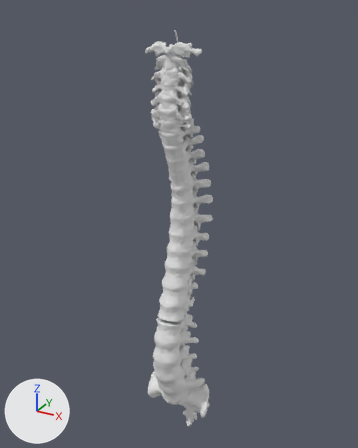
The glTF model public/anatomia/columna.glb, before and after one commit.
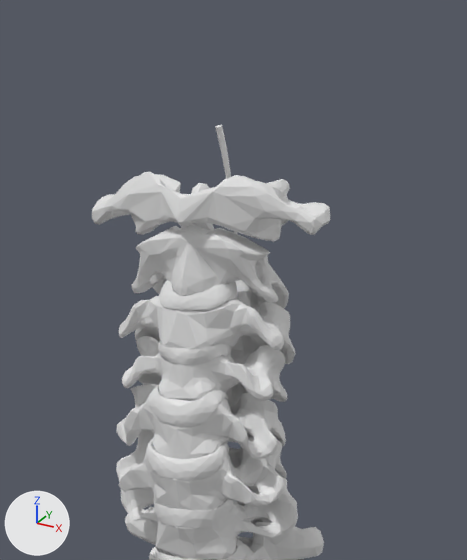
Each version appears first whole from a 50 mm lens placed at (0.93, -1.688, 1.078), pointed at (-0.038, 0.07, 0.199), and next in a close-up on the part from 34% to 65% of the width and 0% to 30% of the height. The lights are fixed; the arrows at lower left show +X, +Y and +Z. The older version's two pictures come first.

Objects in the first close-up: 'atlas', 'axis', 'c7', 'cervicales', 'discos', 'toracicas' and 1 more.
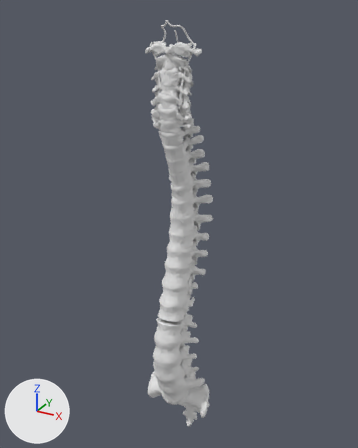
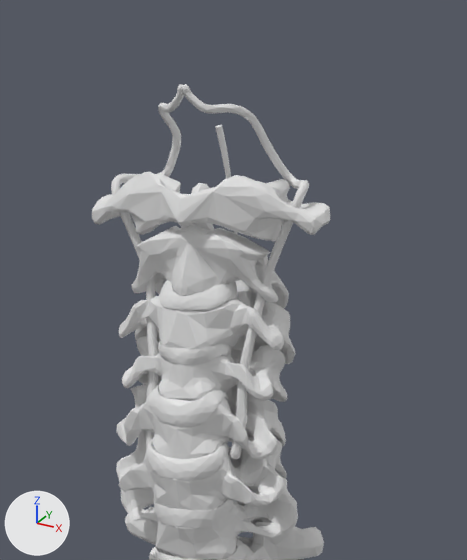
The edits, one by one:
Mesh me_arteria_vertebral is new.
It has 804 vertices, 1600 faces and spans x -0.093..0.097, y -0.091..-0.012, z 0.731..1.033.
Object 'arteria_vertebral' (ob_arteria_vertebral) is new; it shows me_arteria_vertebral.
Its location is (0.0, 0.0, 0.0).

Boxes (x1, y1, x2, y2) around the edits, measured in the close-ups (467 x 560 px):
'arteria_vertebral', added
    after: (111, 84, 309, 460)
